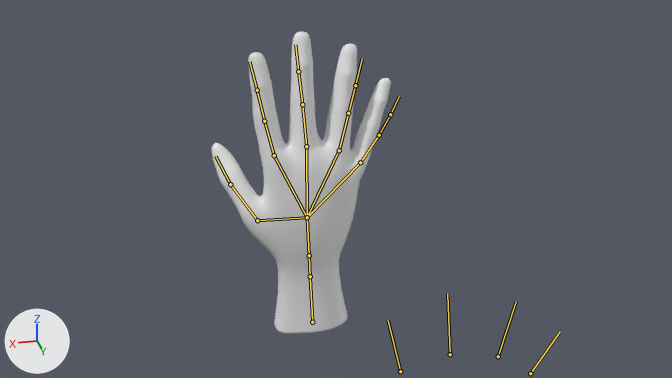
Before and after pictures for a commit that changed the Blender file BlenderFiles/hand.blend.
Before and after are seen from the file's camera 'Camera'. The lights are fixed; the arrows at lower left show +X, +Y and +Z. The bones that bend it are drawn over the model as lines.

Objects in the first picture: 'Mano'.
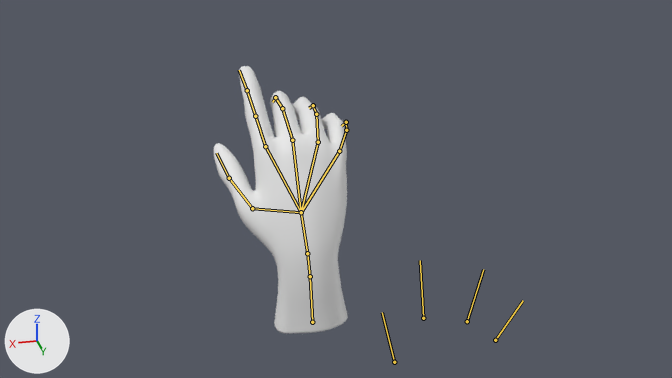
The newer file adds an action. The first version stands in its rest pose; the second is drawn at frame 0 of the action 'Hand_hover'.

Changed parts and their boxes [x1, y1, x2, y2] in the pictures (672 x 378 px):
'Mano', posed (24% narrower, 11% shorter)
    before: [212, 32, 391, 333]
    after: [213, 66, 348, 333]
bone 'Muñeca', root to tip
    before: (310, 276) to (309, 255)
    after: (310, 276) to (307, 253)
bone 'meñique', root to tip
    before: (307, 217) to (360, 162)
    after: (301, 212) to (339, 151)
bone 'meñique.001', root to tip
    before: (360, 162) to (379, 135)
    after: (339, 151) to (346, 130)
bone 'anular', root to tip
    before: (307, 217) to (339, 150)
    after: (301, 212) to (318, 142)
bone 'anular.001', root to tip
    before: (339, 150) to (348, 113)
    after: (318, 142) to (316, 114)
bone 'corazon.001', root to tip
    before: (306, 146) to (302, 104)
    after: (292, 140) to (282, 108)
bone 'indice', root to tip
    before: (307, 217) to (274, 155)
    after: (301, 212) to (265, 146)
bone 'indice.001', root to tip
    before: (274, 155) to (264, 121)
    after: (265, 146) to (255, 116)
bone 'pulgar', root to tip
    before: (307, 217) to (257, 220)
    after: (301, 212) to (252, 208)

Edits to the bpy script that builds the scene:
```text
Change bone_muñeca:
    where bone_muñeca = bpy.data.objects['Armature'].pose.bones['Muñeca']  # child of 'Brazo'
    bone_muñeca.rotation_quaternion: (1.0, 0.0, 0.0, 0.0) -> (1.0, 0.13, 0.0, 0.0)  # degrees (0, 0, 0) -> degrees (15, 0, 0)
Change bone_meñique:
    where bone_meñique = bpy.data.objects['Armature'].pose.bones['meñique']  # child of 'Mano'
    bone_meñique.rotation_quaternion: (1.0, 0.0, 0.0, 0.0) -> (0.998, 0.001, -0.002, -0.059)  # degrees (0, 0, 0) -> degrees (0, 0, -7)
Change bone_meñique_001:
    where bone_meñique_001 = bpy.data.objects['Armature'].pose.bones['meñique.001']  # child of 'meñique'
    bone_meñique_001.rotation_quaternion: (1.0, 0.0, 0.0, 0.0) -> (1.0, 0.23, 0.0, 0.0)  # degrees (0, 0, 0) -> degrees (26, 0, 0)
Change bone_anular:
    where bone_anular = bpy.data.objects['Armature'].pose.bones['anular']  # child of 'Mano'
    bone_anular.rotation_quaternion: (1.0, 0.0, 0.0, 0.0) -> (0.999, 0.001, -0.001, -0.043)  # degrees (0, 0, 0) -> degrees (0, 0, -5)
Change bone_anular_001:
    where bone_anular_001 = bpy.data.objects['Armature'].pose.bones['anular.001']  # child of 'anular'
    bone_anular_001.rotation_quaternion: (1.0, 0.0, 0.0, 0.0) -> (1.0, 0.23, 0.0, 0.0)  # degrees (0, 0, 0) -> degrees (26, 0, 0)
Change bone_corazon_001:
    where bone_corazon_001 = bpy.data.objects['Armature'].pose.bones['corazon.001']  # child of 'corazon'
    bone_corazon_001.rotation_quaternion: (1.0, 0.0, 0.0, 0.0) -> (1.0, 0.23, 0.0, 0.0)  # degrees (0, 0, 0) -> degrees (26, 0, 0)
Change bone_indice:
    where bone_indice = bpy.data.objects['Armature'].pose.bones['indice']  # child of 'Mano'
    bone_indice.rotation_quaternion: (1.0, 0.0, 0.0, 0.0) -> (1.0, -0.001, 0.0, 0.025)  # degrees (0, 0, 0) -> degrees (0, 0, 3)
Change bone_indice_001:
    where bone_indice_001 = bpy.data.objects['Armature'].pose.bones['indice.001']  # child of 'indice'
    bone_indice_001.rotation_quaternion: (1.0, 0.0, 0.0, 0.0) -> (1.0, 0.06, 0.0, 0.0)  # degrees (0, 0, 0) -> degrees (7, 0, 0)
Change bone_pulgar:
    where bone_pulgar = bpy.data.objects['Armature'].pose.bones['pulgar']  # child of 'Mano'
    bone_pulgar.rotation_quaternion: (1.0, 0.0, 0.0, 0.0) -> (0.998, -0.001, -0.002, 0.061)  # degrees (0, 0, 0) -> degrees (0, 0, 7)
```
